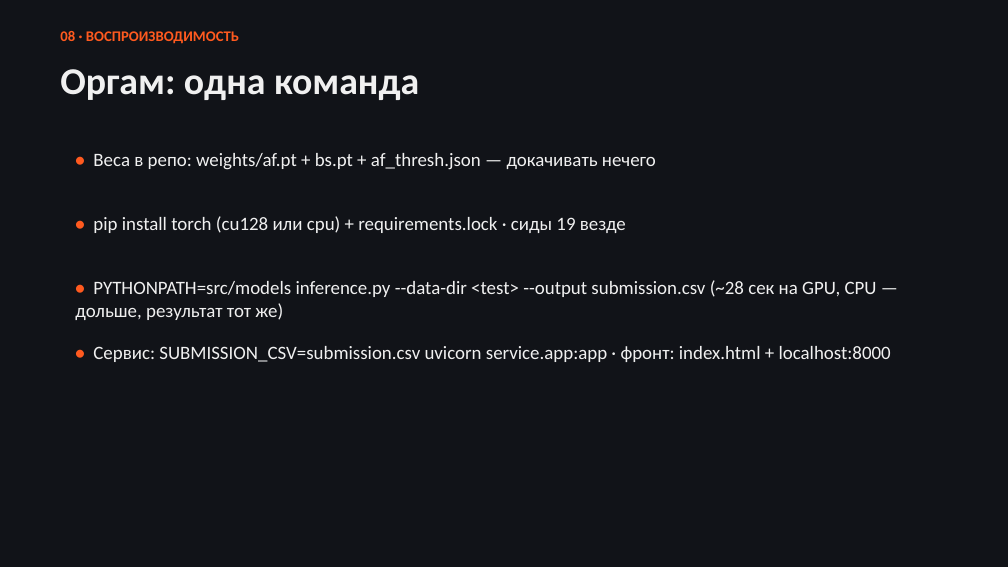
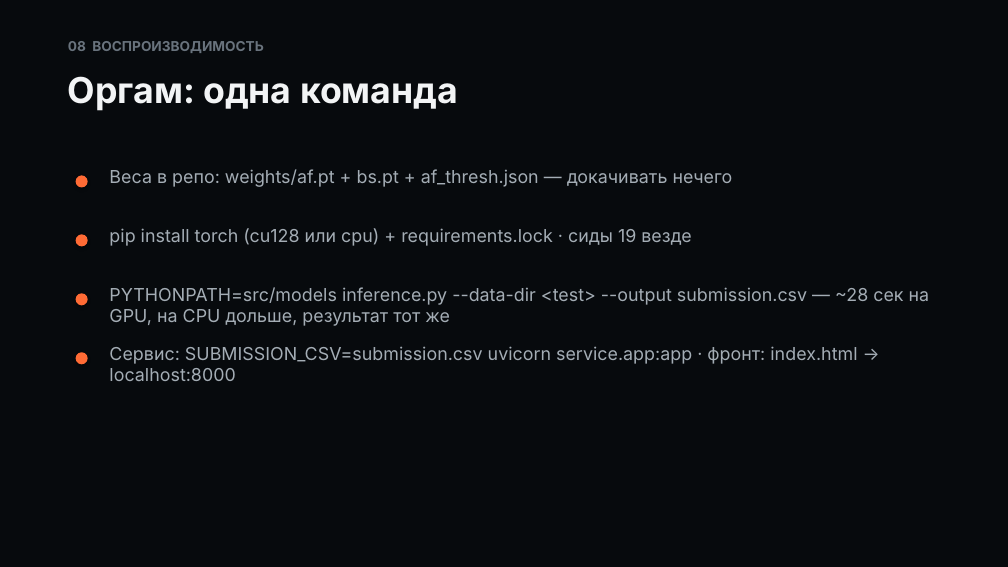
Before and after one commit to izislesar/kosmohack, a slide deck: slide 9 of docs/slides-deck.pptx. Drawn at 1008x567 pixels with LibreOffice and Linux fonts; fonts in the diff are those of the drawing. Boxes give left, top, right and bottom in pixels: in the first picture for what was removed or moved away, otherwise in the second. Text is boxed around its words. In the diff, an @@ line names an element or a change of style, - is before the commit and + after.

Commit message:
feat: deck v2 in frontend style (Inter, panels, severity)

```diff
--- a/docs/slides-deck.pptx
+++ b/docs/slides-deck.pptx
@@ background #111318 to #070A0D @@
@@ text at <box>68,41,263,53</box>: text changed; size 14 to 13 pt; font Calibri to Inter; text colour #FF5A1F to #69737D @@
-08 · ВОСПРОИЗВОДИМОСТЬ
+08 ВОСПРОИЗВОДИМОСТЬ
@@ text "Оргам: одна команда": place and size @@
-text "Оргам: одна команда" at <box>60,69,419,100</box>
+text "Оргам: одна команда" at <box>68,76,458,111</box>
@@ text "Оргам: одна команда" at <box>68,76,458,111</box>: size 36 to 34 pt, font Calibri to Inter, text colour #F0F0F0 to #F2F4F5 @@
@@ ellipse added at <box>76,175,88,188</box>, fill #FF6B35 @@
@@ text at <box>109,169,733,187</box>: text changed; size 18 to 17 pt; font Calibri to Inter; text colour #F0F0F0 to #A4ADB5 @@
-• Веса в репо: weights/af.pt + bs.pt + af_thresh.json — докачивать нечего
+Веса в репо: weights/af.pt + bs.pt + af_thresh.json — докачивать нечего
@@ ellipse added at <box>76,234,88,247</box>, fill #FF6B35 @@
@@ text at <box>109,228,691,246</box>: text changed; size 18 to 17 pt; font Calibri to Inter; text colour #F0F0F0 to #A4ADB5 @@
-• pip install torch (cu128 или cpu) + requirements.lock · сиды 19 везде
+pip install torch (cu128 или cpu) + requirements.lock · сиды 19 везде
@@ ellipse added at <box>76,293,88,306</box>, fill #FF6B35 @@
@@ text at <box>109,287,930,326</box>: text changed; size 18 to 17 pt; font Calibri to Inter; text colour #F0F0F0 to #A4ADB5 @@
-• PYTHONPATH=src/models inference.py --data-dir <test> --output submission.csv (~28 сек на GPU, CPU — дольше, результат тот же)
+PYTHONPATH=src/models inference.py --data-dir <test> --output submission.csv — ~28 сек на GPU, на CPU дольше, результат тот же
@@ ellipse added at <box>76,352,88,364</box>, fill #FF6B35 @@
@@ text at <box>109,346,857,381</box>: text changed; size 18 to 17 pt; font Calibri to Inter; text colour #F0F0F0 to #A4ADB5 @@
-• Сервис: SUBMISSION_CSV=submission.csv uvicorn service.app:app · фронт: index.html + localhost:8000
+Сервис: SUBMISSION_CSV=submission.csv uvicorn service.app:app · фронт: index.html → localhost:8000
```
Also in this commit, not shown: 8 other slides changed, 1 slide added, 1 slide removed.
